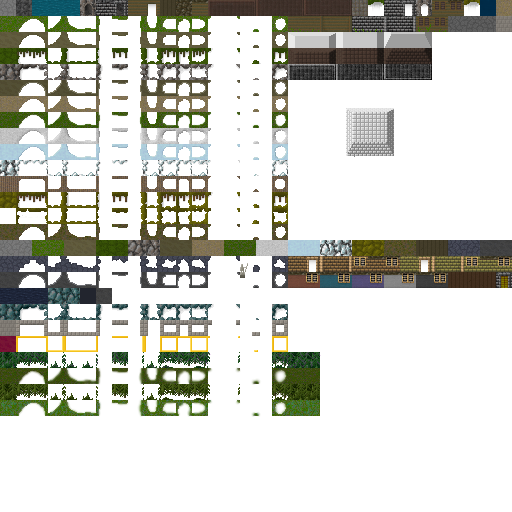
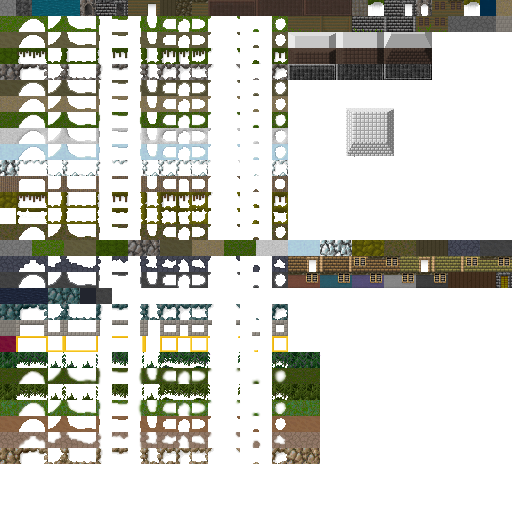
Layer changes from the first (512, 512) image to the second:
painted on "foreground" over box(0, 263, 320, 464)
